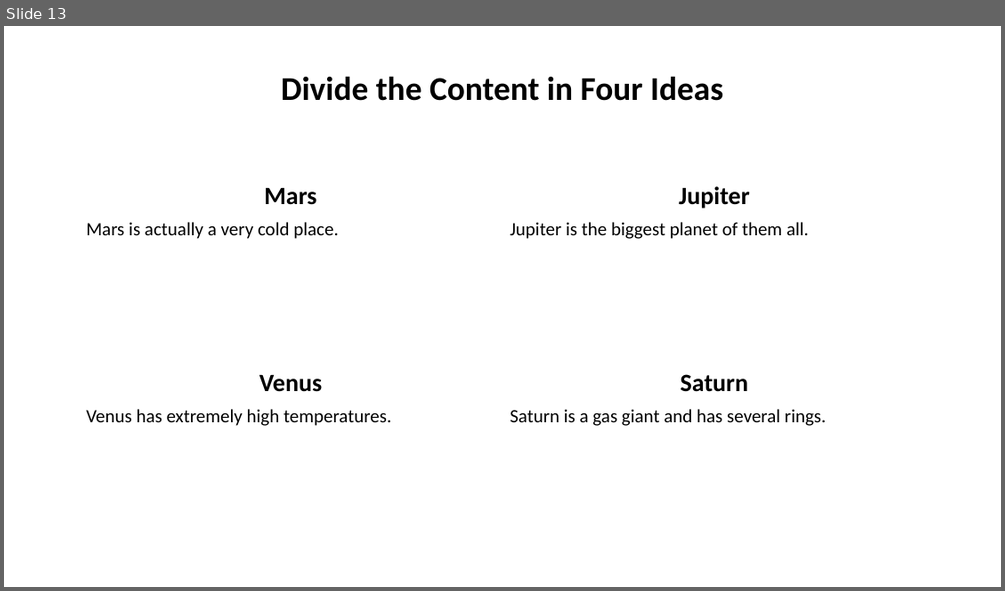
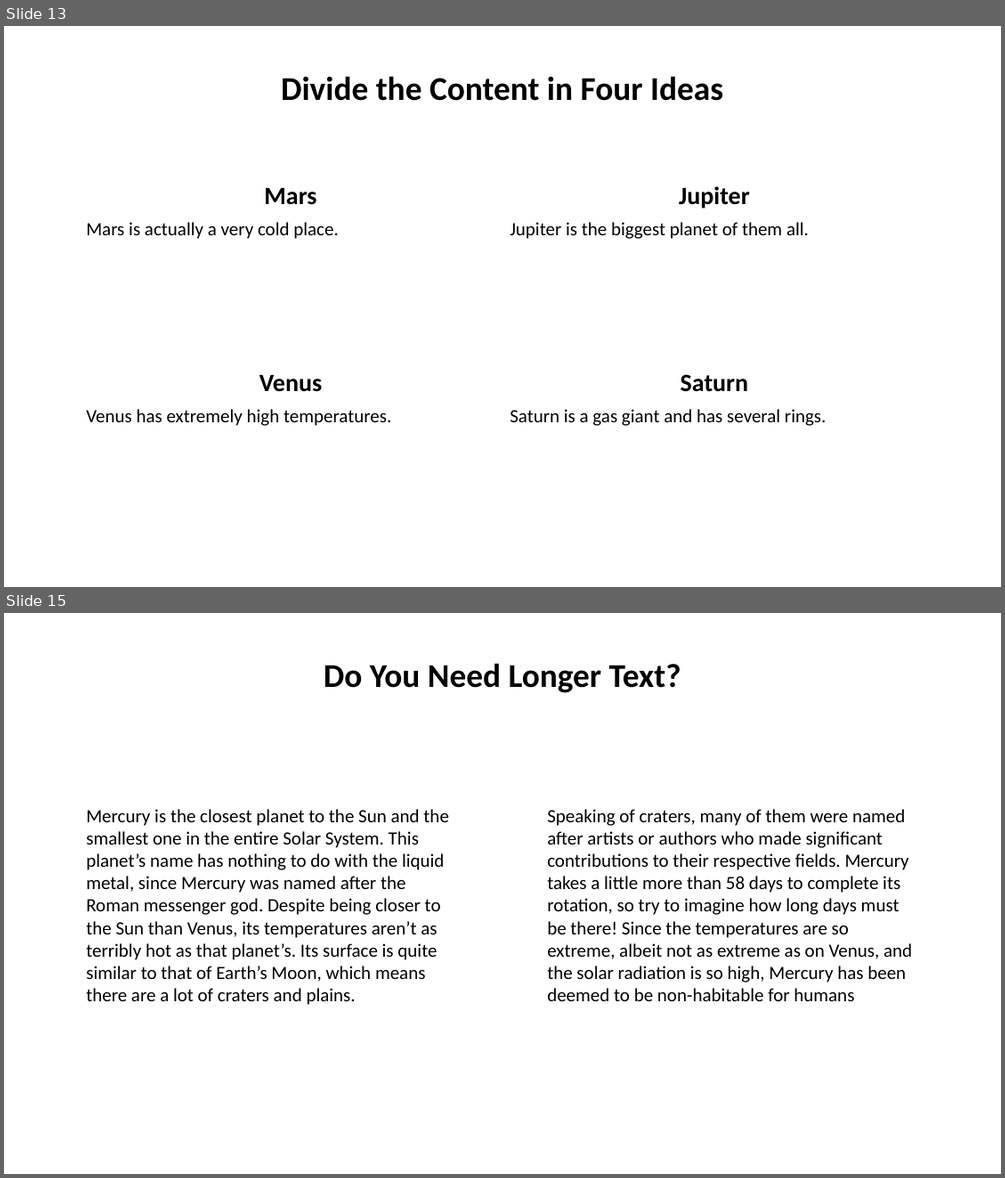
Before and after one commit to zacharylyj/auto_pptx, a slide deck: my_presentation.pptx. Shown one above the other, each under a label of ours: slide 13 before the commit, slides 13 and 15 after it; the slides between them are not shown. The pictures are 1005x591 and 1005x1178 pixels, drawn with LibreOffice and Linux fonts; fonts in the diff are those of the drawing. Boxes give left, top, right and bottom in pixels: in the first picture for what was removed or moved away, otherwise in the second. Text is boxed around its words. In the diff, an @@ line names an element or a change of style, - is before the commit and + after.

```diff
--- a/my_presentation.pptx
+++ b/my_presentation.pptx
@@ slide 15 added at bbox=[4, 613, 1001, 1174], background #FFFFFF @@
@@ text added at bbox=[324, 663, 681, 693], 32 pt, text #000000, bold @@
+Do You Need Longer Text?
@@ text added at bbox=[86, 809, 448, 1005], 18 pt, text #000000 @@
+Mercury is the closest planet to the Sun and the smallest one in the entire Solar System. This planet’s name has nothing to do with the liquid metal, since Mercury was named after the Roman messenger god. Despite being closer to the Sun than Venus, its temperatures aren’t as terribly hot as that planet’s. Its surface is quite similar to that of Earth’s Moon, which means there are a lot of craters and plains.
@@ text added at bbox=[547, 809, 912, 1001], 18 pt, text #000000 @@
+Speaking of craters, many of them were named after artists or authors who made significant contributions to their respective fields. Mercury takes a little more than 58 days to complete its rotation, so try to imagine how long days must be there! Since the temperatures are so extreme, albeit not as extreme as on Venus, and the solar radiation is so high, Mercury has been deemed to be non-habitable for humans
```
Also in this commit, not shown: 2 slides changed, 1 other file.
